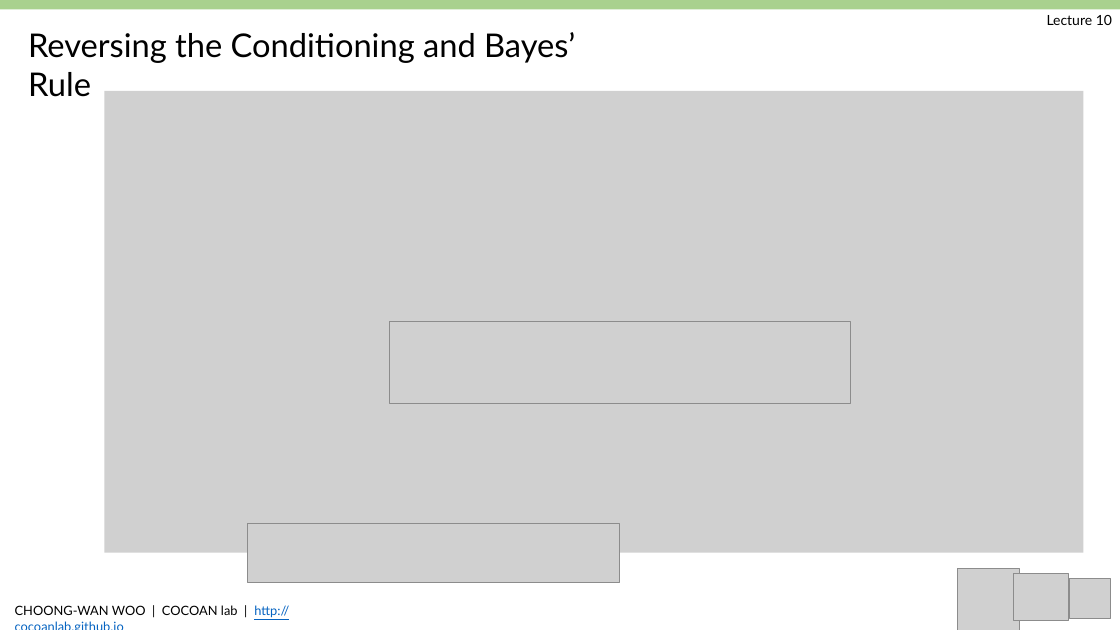
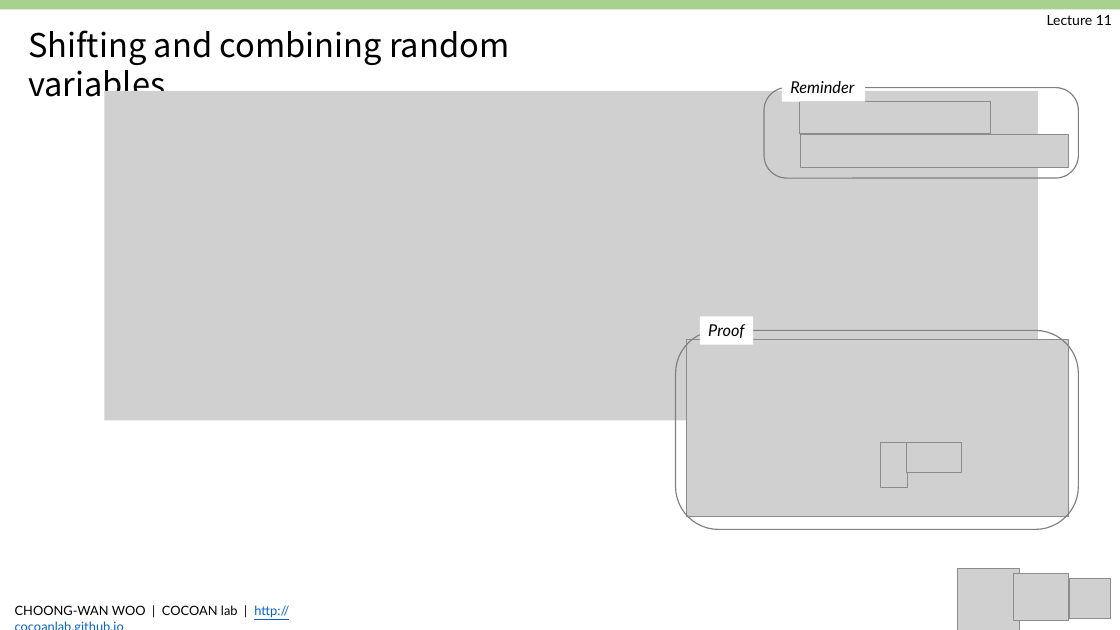
Before and after one commit to jun-hyeok/GBE3037-41_BME-Probability-and-Stability_2019Spring, a slide deck: slide 6 of slides/Woo_GBE3037_L10.pptx (slide 10 before the commit). Drawn at 1120x630 pixels with LibreOffice and Linux fonts; fonts in the diff are those of the drawing; grey boxes stand for pictures. Boxes give left, top, right and bottom in pixels: in the first picture for what was removed or moved away, otherwise in the second. Text is boxed around its words. In the diff, an @@ line names an element or a change of style, - is before the commit and + after.

```diff
--- a/slides/Woo_GBE3037_L10.pptx
+++ b/slides/Woo_GBE3037_L10.pptx
@@ text at (x1=1047, y1=15, x2=1112, y2=25): text changed @@
-Lecture 10
+Lecture 11
@@ text at (x1=28, y1=30, x2=509, y2=105): text changed; font Lato to Noto Sans CJK KR @@
-Reversing the Conditioning and Bayes’ Rule
+Shifting and combining random variables
@@ group added at (x1=765, y1=73, x2=1079, y2=178): 2 pictures, 1 rounded rectangle, 1 rectangle @@
+Reminder
@@ picture resized from (x1=104, y1=91, x2=1084, y2=553) to (x1=104, y1=91, x2=1038, y2=420) @@
@@ picture removed at (x1=390, y1=322, x2=850, y2=403) @@
@@ group added at (x1=676, y1=317, x2=1079, y2=529): 3 pictures, 1 rounded rectangle, 1 rectangle @@
+Proof
@@ picture removed at (x1=247, y1=523, x2=620, y2=582) @@
```
Also in this commit, not shown: 8 other slides changed, 1 slide added, 5 slides removed, 13 other files.
